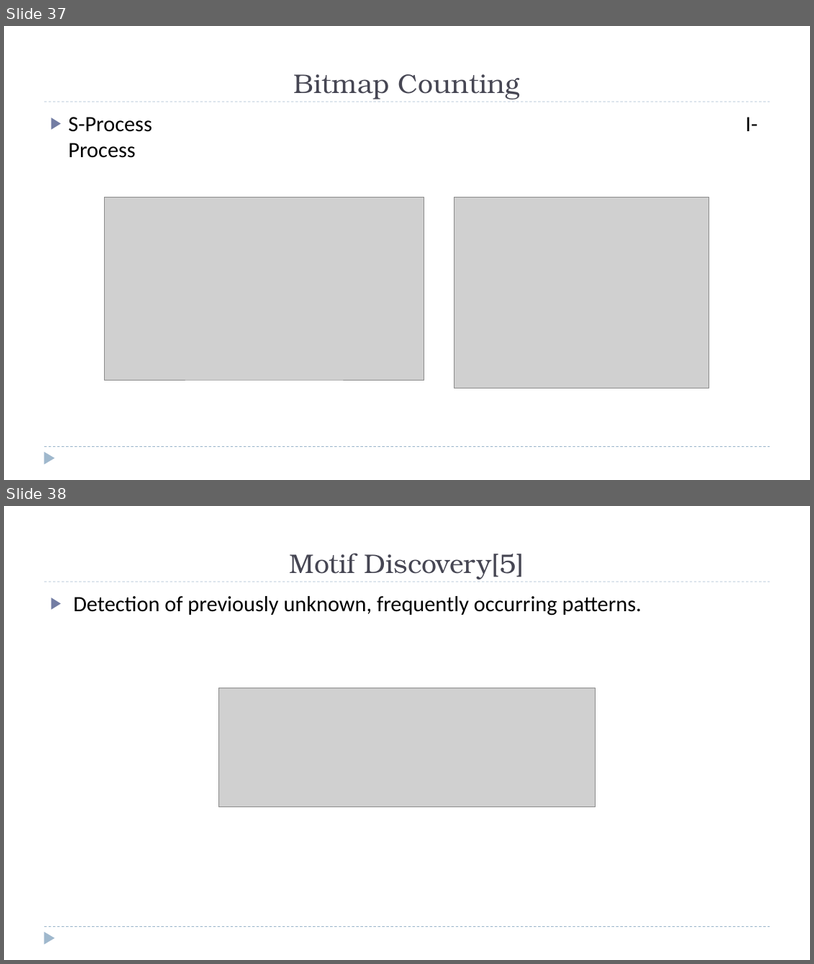
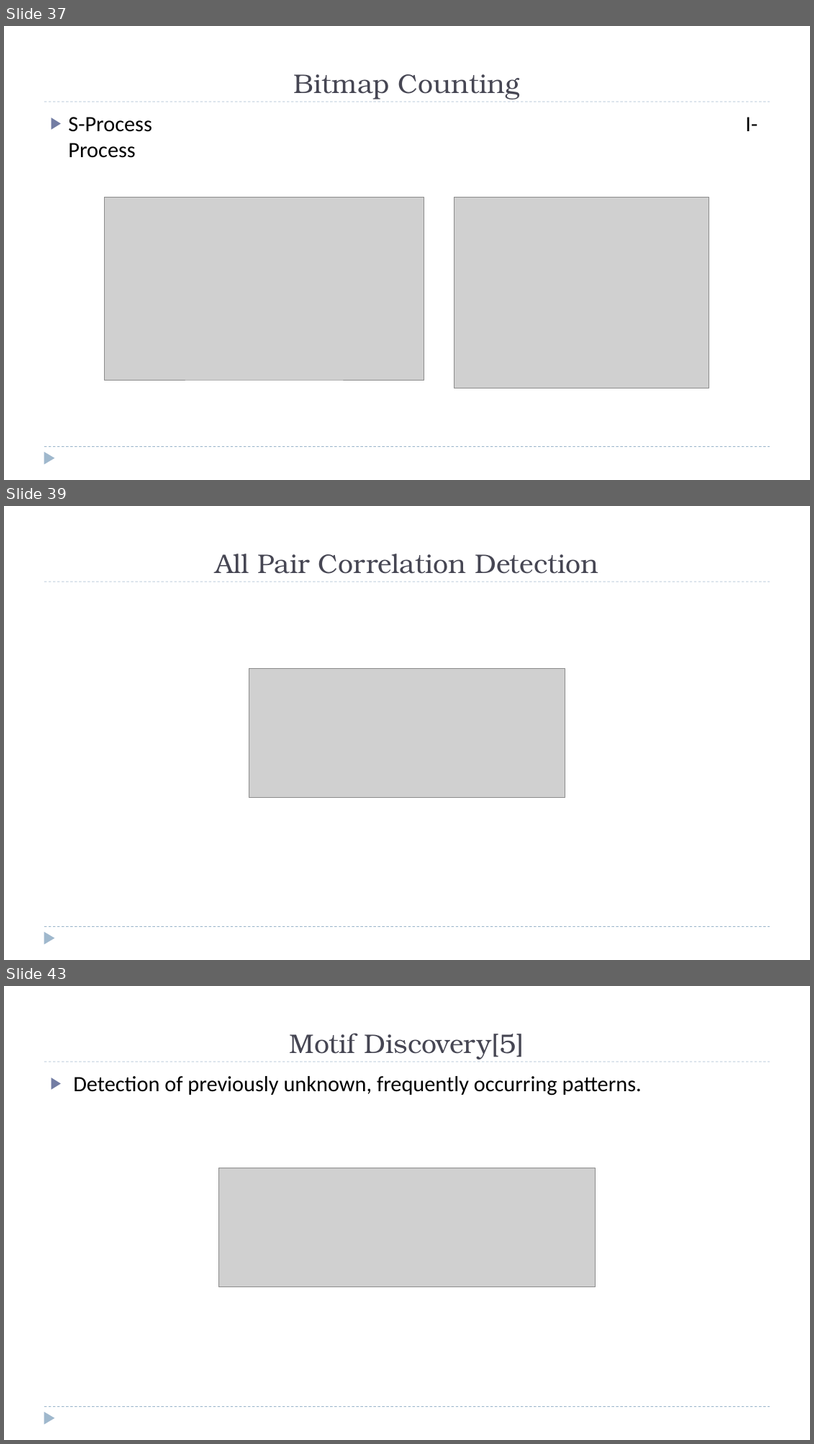
Before and after one commit to zixiaojindao/time-series-survey, a slide deck: slide/tsdm.pptx. Shown one above the other, each under a label of ours: slides 37 and 38 before the commit, slides 37, 39 and 43 after it; the slides between them are not shown. The pictures are 814x964 and 814x1444 pixels, drawn with LibreOffice and Linux fonts; fonts in the diff are those of the drawing; grey boxes stand for pictures. Boxes give left, top, right and bottom in pixels: in the first picture for what was removed or moved away, otherwise in the second. Text is boxed around its words. In the diff, an @@ line names an element or a change of style, - is before the commit and + after.

```diff
--- a/slide/tsdm.pptx
+++ b/slide/tsdm.pptx
@@ slide 39 added at <box>4,506,810,960</box>, background #FFFFFF; not listed: 3 template elements that a slide beside it also shows @@
@@ title added at <box>215,554,599,574</box>, 32 pt, text #464653 @@
+All Pair Correlation Detection
@@ picture added at <box>250,668,566,798</box> @@
@@ what was slide 38 is now slide 43 @@
```
Also in this commit, not shown: 2 slides changed, 4 other slides added, 2 other files.
